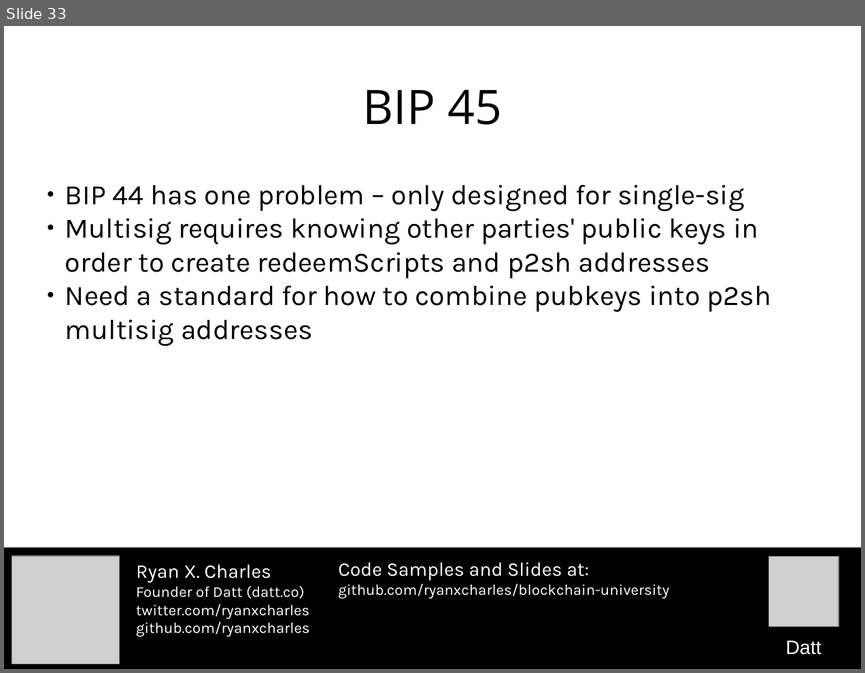
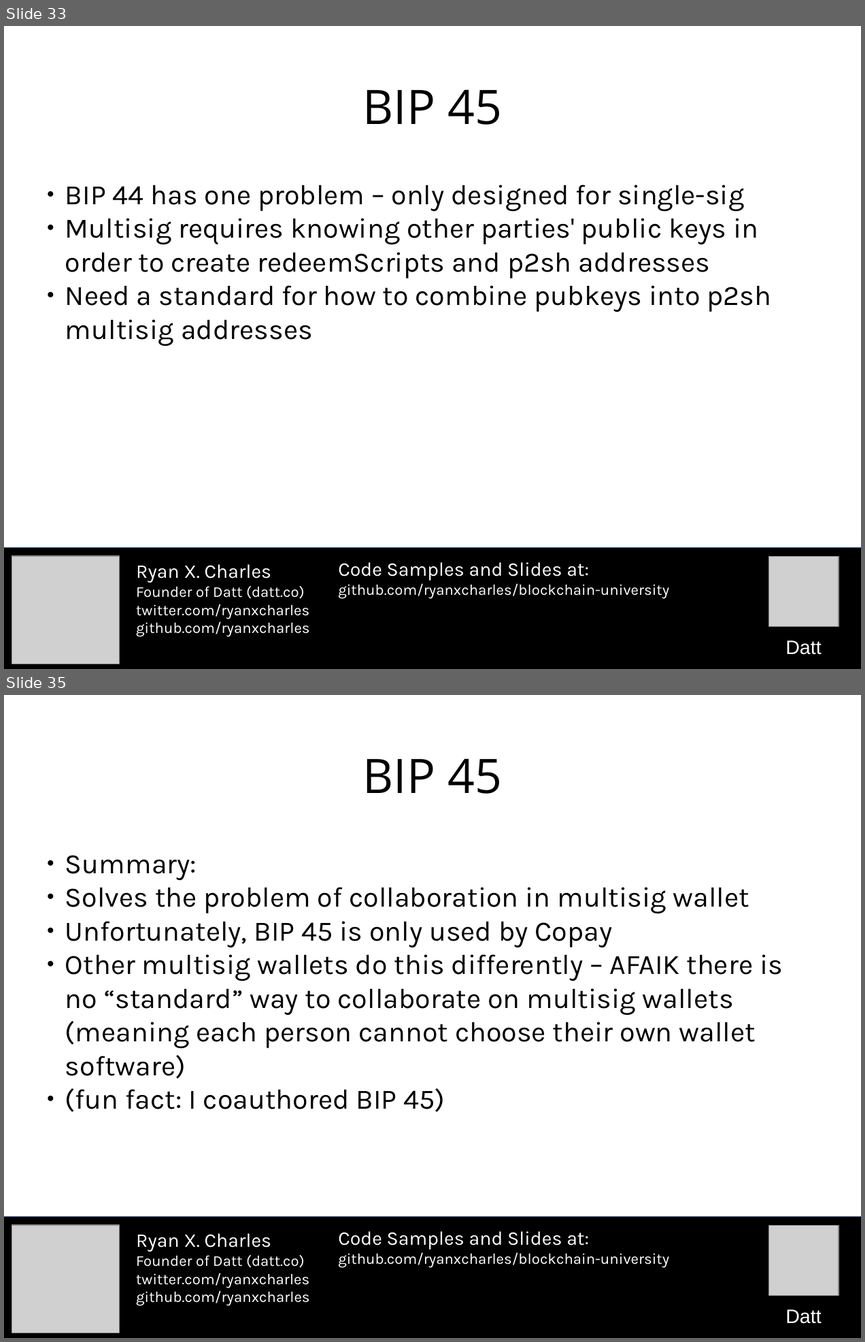
Before and after one commit to camelash/blockchain-university, a slide deck: slides/2015-10-28-important-bips.odp. Shown one above the other, each under a label of ours: slide 33 before the commit, slides 33 and 35 after it; the slides between them are not shown. The pictures are 865x673 and 865x1342 pixels, drawn with LibreOffice and Linux fonts; fonts in the diff are those of the drawing; grey boxes stand for pictures. Boxes give left, top, right and bottom in pixels: in the first picture for what was removed or moved away, otherwise in the second. Text is boxed around its words. In the diff, an @@ line names an element or a change of style, - is before the commit and + after.

```diff
--- a/slides/2015-10-28-important-bips.odp
+++ b/slides/2015-10-28-important-bips.odp
@@ slide 35 added at bbox=[4, 695, 861, 1338], background #FFFFFF @@
@@ title added at bbox=[362, 759, 502, 794], 44 pt, text #000000 @@
+BIP 45
@@ subtitle added at bbox=[65, 855, 783, 1112], 26 pt, text #000000 @@
+● Summary:
+● Solves the problem of collaboration in multisig wallet
+● Unfortunately, BIP 45 is only used by Copay
+● Other multisig wallets do this differently – AFAIK there is no “standard” way to collaborate on multisig wallets (meaning each person cannot choose their own wallet software)
+● (fun fact: I coauthored BIP 45)
@@ rectangle added at bbox=[4, 1217, 861, 1338], fill #000000, outline #3465A4 0 pt @@
@@ picture added at bbox=[11, 1225, 120, 1333] @@
@@ text added at bbox=[136, 1233, 310, 1306], 14 pt, text #FFFFFF @@
+Ryan X. Charles
+Founder of Datt (datt.co)
+twitter.com/ryanxcharles
+github.com/ryanxcharles
@@ text added at bbox=[338, 1231, 669, 1268], 14 pt, text #FFFFFF @@
+Code Samples and Slides at:
+github.com/ryanxcharles/blockchain-university
@@ picture added at bbox=[769, 1225, 839, 1295] @@
@@ text added at bbox=[785, 1309, 821, 1323], 18 pt, text #FFFFFF @@
+Datt
```
Also in this commit, not shown: 17 other slides added, 1 other file.
